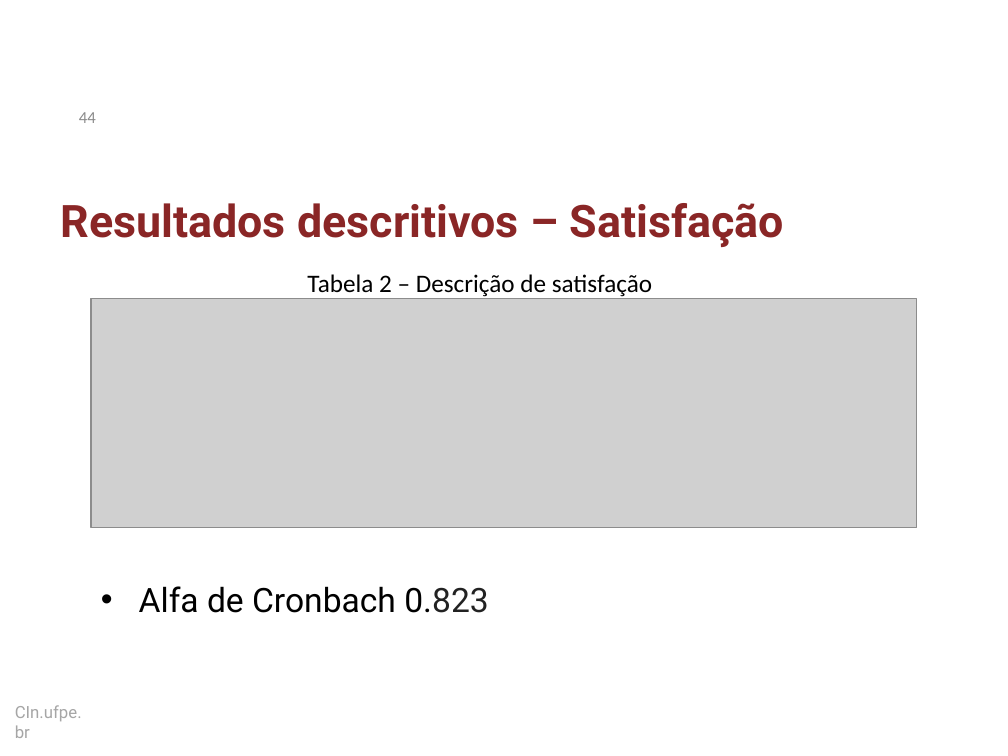
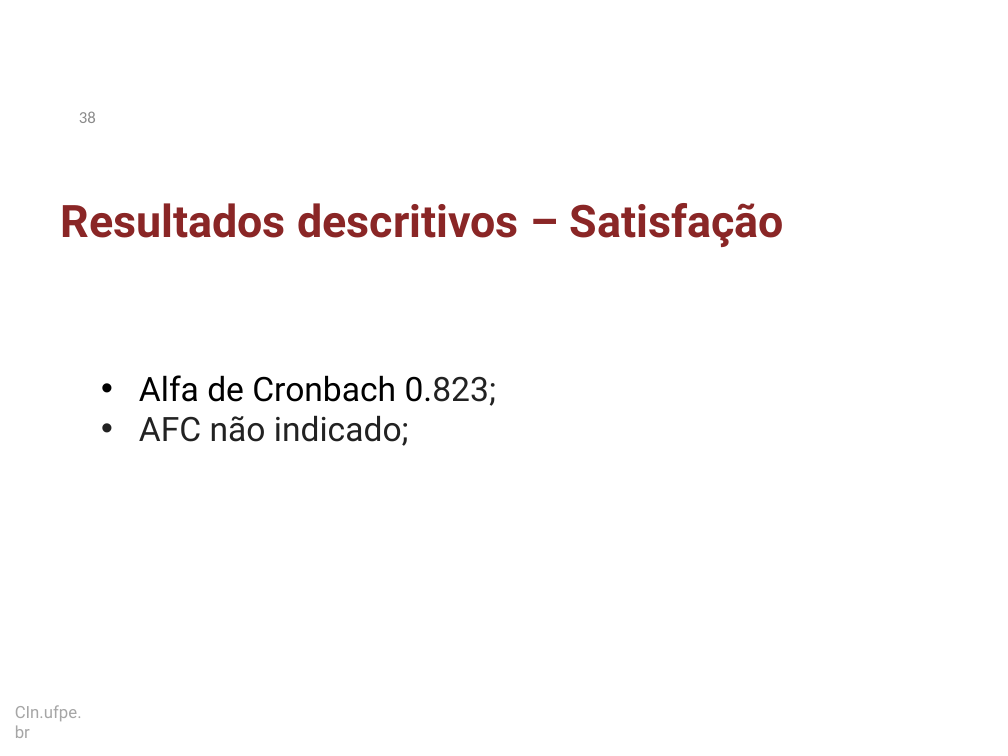
Before and after one commit to dan1lo/doutoradoR, a slide deck: slide 38 of apresentacao doutorado simplificado.pptx (slide 44 before the commit). Drawn at 1008x756 pixels with LibreOffice and Linux fonts; fonts in the diff are those of the drawing; grey boxes stand for pictures; background and template pictures are left out. Boxes give left, top, right and bottom in pixels: in the first picture for what was removed or moved away, otherwise in the second. Text is boxed around its words. In the diff, an @@ line names an element or a change of style, - is before the commit and + after.

```diff
--- a/apresentacao doutorado simplificado.pptx
+++ b/apresentacao doutorado simplificado.pptx
@@ page number at [79,111,96,123]: text changed @@
-44
+38
@@ picture removed at [91,298,916,527] @@
@@ text removed at [307,274,652,299] @@
-Tabela 2 – Descrição de satisfação
@@ text at [139,375,497,446]: text changed; text colour #000000 to #222222 @@
-• Alfa de Cronbach 0.823
+• Alfa de Cronbach 0.823;
+• AFC não indicado;
```
Also in this commit, not shown: 24 other slides changed, 2 slides added, 7 slides removed.
